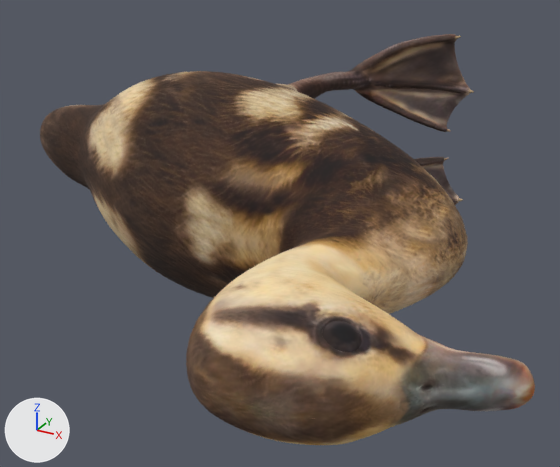
An edit to the OBJ model assets/models/bird_centered.obj, drawn before and after from the same camera.
One viewpoint serves both versions: a 50 mm lens placed at (9.63, -15.21, 6.97), pointed at (1.13, 0.25, -0.76). Arrows for +X, +Y and +Z are at lower left; the lights stay in place. Where no turn or scale is listed for an object, it has been applied to the vertices.

In view in the first picture: 'bird_centered'.
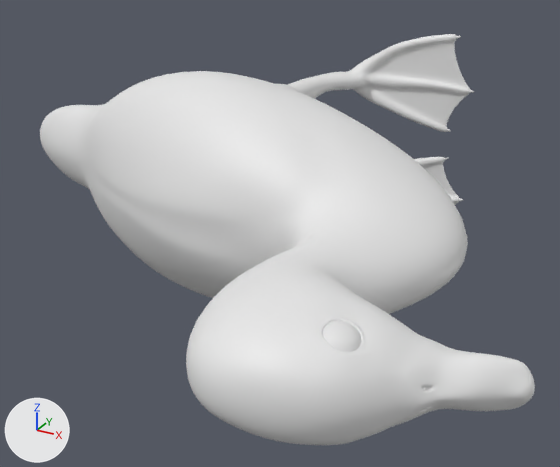
Where the change shows, as pixel boxes (x1, y1, x2, y2) in the pictures (560 x 467 px):
'bird_centered', recoloured (brown to white): (40, 34, 535, 445) in both

Patch to the scene script:
```diff
--- a/assets/models/bird_centered.obj.py
+++ b/assets/models/bird_centered.obj.py
@@ me_bird_centered @@
 me_bird_centered.from_pydata(...)  # 22202 vertices, 22200 faces; spans x -8.3..8.3, y -7.2..7.2, z -3.3..3.3
-me_bird_centered.materials.append(mat_default)  # picture img_bird_diff_jpg
```
